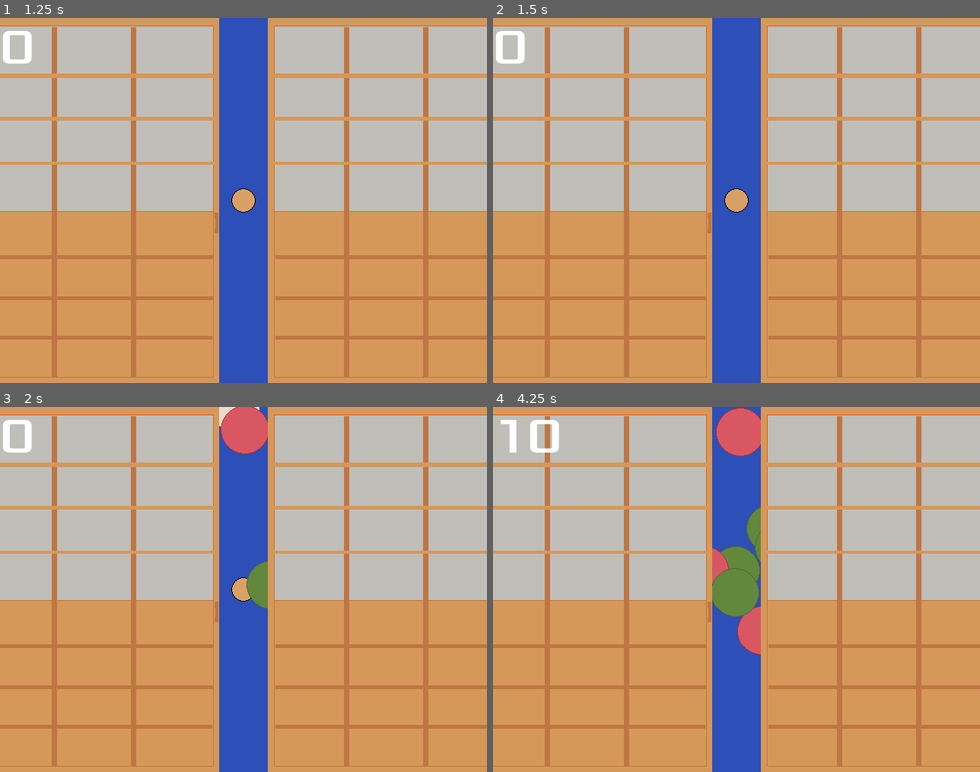
Above: before the commit, frames 1-4 (two rows, left to right).
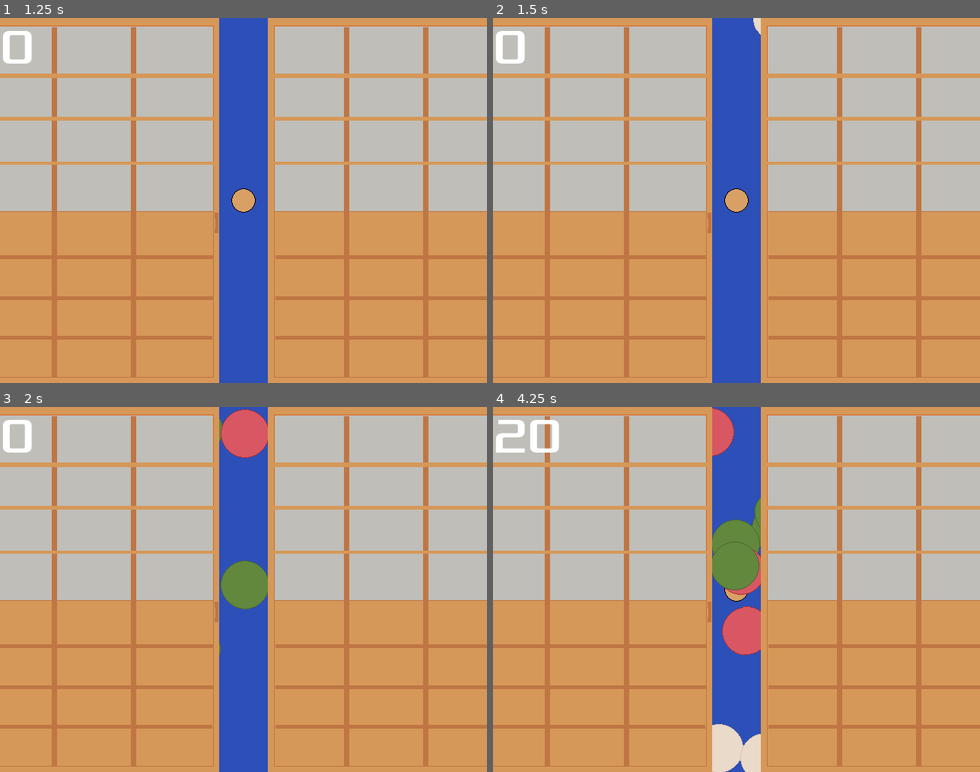
Above: after the commit, the same moments.

Repository: zundouz/ldjam54_odango
Game: Godot game, scene res://main.tscn
Two runs of this game, one before a commit and one after it. Both use one fixed random seed, a clock stepped at 60 frames per second and the inputs below.
Inputs:
- Up to frame 1 (1.25 s): tap Enter at 0.5 s; hold Right (move_right) from 0.53 s (still down)
- Up to frame 2 (1.5 s): tap Space at 1.25 s; release Right (move_right) at 1.28 s; hold Down (move_down) from 1.28 s (still down)
- Up to frame 3 (2 s): keep holding Down (move_down)
- Up to frame 4 (4.25 s): release Down (move_down) at 2.03 s; hold Right (move_right) 2.03-2.78 s; hold Up (move_up) 2.78-3.53 s; hold Left (move_left) from 3.53 s (still down)

Frame 1 is identical in both runs. In frame 2, less than 0.1% of the frame differs, in the area x 53-55%, y 0-5%; in frame 3, 1.1%; in frame 4, 4.3%, in the area x 0-55%, y 0-100%.

Commit message:
feat: 範囲ゆるくしてみる

Diff:
--- a/main.gd
+++ b/main.gd
@@ -52,7 +52,7 @@
 	mob.rotation = direction
 
 	# Choose the velocity for the mob.
-	var velocity = Vector2(randf_range(150.0, 250.0), 0.0)
+	var velocity = Vector2(randf_range(150.0, 300.0), 0.0)
 	mob.linear_velocity = velocity.rotated(direction)
 
 	# Spawn the mob by adding it to the Main scene.
--- a/odango.gd
+++ b/odango.gd
@@ -20,8 +20,8 @@
 # Called every frame. 'delta' is the elapsed time since the previous frame.
 func _process(delta):
 	# ボタンを押したときに、座標が串の範囲内だったら特典
-	if Input.is_action_just_pressed("move_up") and MyGlobal.is_odango_finished == true:
-		if transform.get_origin().x < Center_X_Pos + 25 and transform.get_origin().x > Center_X_Pos - 25:
+	if Input.is_action_just_pressed("move_up"):
+		if transform.get_origin().x < Center_X_Pos + 40 and transform.get_origin().x > Center_X_Pos - 40:
 			is_shot = true;
 			z_index = 10;
 			MyGlobal.is_odango_finished = false
